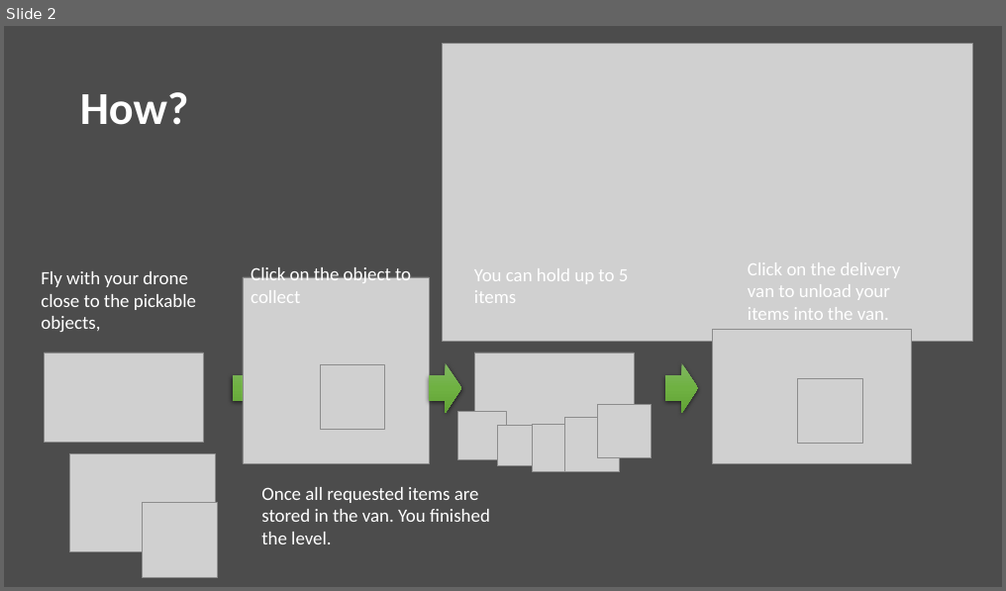
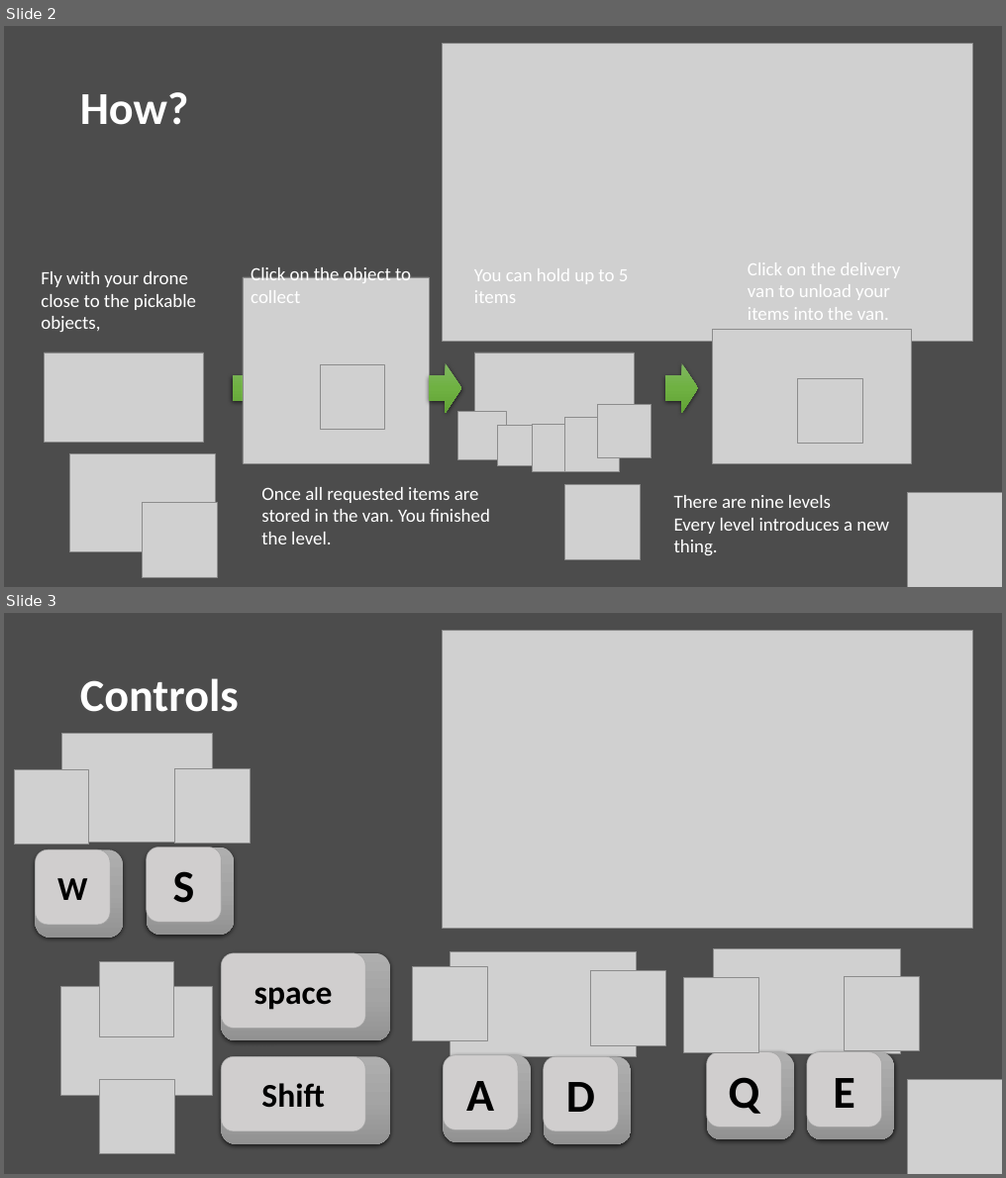
Before and after one commit to DouweRavers/LudumDare, a slide deck: .ArtFiles/Slides/GameExplenation.pptx. Shown one above the other, each under a label of ours: slide 2 before the commit, slides 2 and 3 after it. The pictures are 1006x591 and 1006x1178 pixels, drawn with LibreOffice and Linux fonts; fonts in the diff are those of the drawing; grey boxes stand for pictures. Boxes give left, top, right and bottom in pixels: in the first picture for what was removed or moved away, otherwise in the second. Text is boxed around its words. In the diff, an @@ line names an element or a change of style, - is before the commit and + after.

```diff
--- a/.ArtFiles/Slides/GameExplenation.pptx
+++ b/.ArtFiles/Slides/GameExplenation.pptx
@@ slide 3 added at [4, 613, 1002, 1174], background #4C4C4C @@
@@ picture added at [442, 630, 972, 928] @@
@@ title added at [80, 678, 239, 712], 44 pt, text #FFFFFF, bold @@
+Controls
@@ picture added at [61, 734, 213, 842] @@
@@ picture added at [14, 769, 88, 845] @@
@@ picture added at [174, 768, 250, 844] @@
@@ rounded rectangle added at [147, 848, 234, 935], fill gradient #AFAFAF to #A5A5A5 to #939393 @@
@@ rounded rectangle added at [147, 848, 221, 922], fill #D0CECE, outline #A5A5A5 0.5 pt, 44 pt, text #000000, bold @@
+S
@@ rounded rectangle added at [36, 851, 123, 938], fill gradient #AFAFAF to #A5A5A5 to #939393 @@
@@ rounded rectangle added at [36, 851, 110, 925], fill #D0CECE, outline #A5A5A5 0.5 pt, 32 pt, text #000000, bold @@
+W
@@ picture added at [99, 961, 174, 1037] @@
@@ rounded rectangle added at [221, 954, 390, 1042], fill gradient #AFAFAF to #A5A5A5 to #939393 @@
@@ rounded rectangle added at [221, 954, 365, 1029], fill #D0CECE, outline #A5A5A5 0.5 pt, 32 pt, text #000000, bold @@
+space
@@ picture added at [413, 966, 487, 1042] @@
@@ picture added at [450, 953, 637, 1057] @@
@@ picture added at [714, 950, 900, 1054] @@
@@ picture added at [60, 986, 212, 1095] @@
@@ picture added at [591, 971, 665, 1047] @@
@@ picture added at [684, 977, 758, 1053] @@
@@ picture added at [845, 977, 920, 1052] @@
@@ rounded rectangle added at [221, 1057, 390, 1145], fill gradient #AFAFAF to #A5A5A5 to #939393 @@
@@ rounded rectangle added at [221, 1057, 365, 1132], fill #D0CECE, outline #A5A5A5 0.5 pt, 32 pt, text #000000, bold @@
+Shift
@@ rounded rectangle added at [444, 1056, 531, 1143], fill gradient #AFAFAF to #A5A5A5 to #939393 @@
@@ rounded rectangle added at [444, 1056, 519, 1131], fill #D0CECE, outline #A5A5A5 0.5 pt, 44 pt, text #000000, bold @@
+A
@@ rounded rectangle added at [544, 1057, 632, 1145], fill gradient #AFAFAF to #A5A5A5 to #939393 @@
@@ rounded rectangle added at [544, 1057, 619, 1132], fill #D0CECE, outline #A5A5A5 0.5 pt, 44 pt, text #000000, bold @@
+D
@@ rounded rectangle added at [707, 1053, 795, 1140], fill gradient #AFAFAF to #A5A5A5 to #939393 @@
@@ rounded rectangle added at [707, 1053, 782, 1128], fill #D0CECE, outline #A5A5A5 0.5 pt, 44 pt, text #000000, bold @@
+Q
@@ rounded rectangle added at [807, 1053, 895, 1140], fill gradient #AFAFAF to #A5A5A5 to #939393 @@
@@ rounded rectangle added at [807, 1053, 882, 1128], fill #D0CECE, outline #A5A5A5 0.5 pt, 44 pt, text #000000, bold @@
+E
@@ picture added at [100, 1079, 174, 1155] @@
@@ picture added at [908, 1079, 1002, 1174] @@
@@ slide 2 changed as well @@
@@ picture added at [565, 485, 641, 561] @@
@@ text added at [674, 495, 889, 556], 18 pt, text #FFFFFF @@
+There are nine levels
+Every level introduces a new thing.
@@ picture added at [908, 492, 1002, 587] @@
```
Also in this commit, not shown: 4 other slides changed, 2 other slides added.
